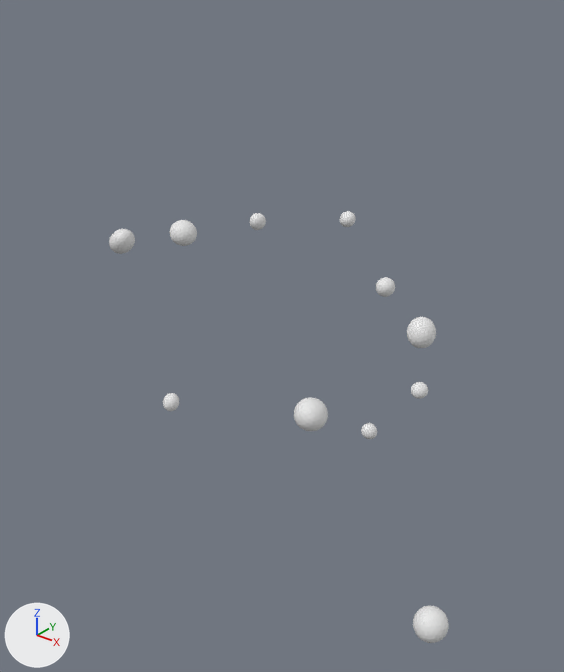
Before and after pictures for a commit that changed the OBJ model data/chains/chain_04/chain.obj.
Both versions are drawn from a 50 mm camera at (0.68, -1.71, 1.58) aimed at (-1.31, 0.78, 0.04). Lighting does not change. The marker at lower left points along +X, +Y and +Z. The first picture is the older version. Where no turn or scale is listed for an object, it has been applied to the vertices.

The first picture shows 'chain'.
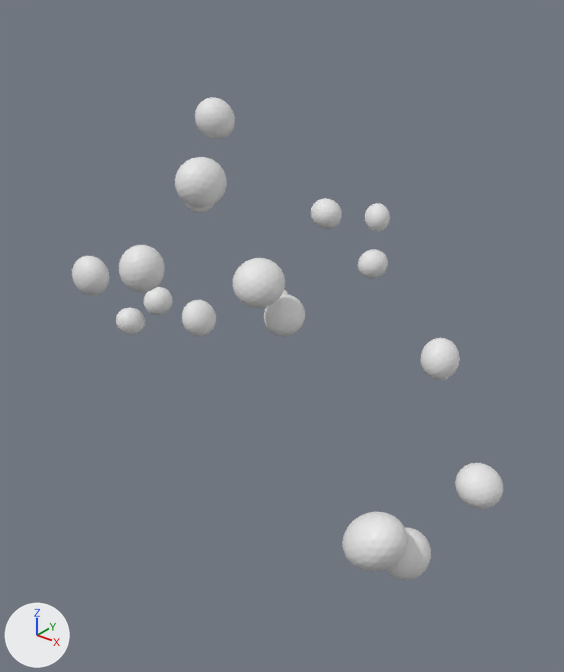
Where the change shows, as pixel boxes (x1, y1, x2, y2) in the pictures (564 x 672 px; the box of a moved part takes in the faces that stretch with it):
'chain', reshaped (27% wider, 12% taller)
    before: (109, 211, 449, 643)
    after: (72, 97, 503, 580)
part 1 of me_chain, moved or reshaped
    before: (170, 220, 197, 246)
    after: (455, 463, 503, 509)
part 2 of me_chain, moved or reshaped
    before: (109, 229, 135, 254)
    after: (342, 512, 408, 572)
part 3 of me_chain, moved or reshaped
    before: (250, 213, 266, 230)
    after: (385, 527, 431, 580)
part 4 of me_chain, moved or reshaped
    before: (340, 211, 356, 227)
    after: (264, 295, 305, 337)
part 5 of me_chain, added
    after: (175, 157, 227, 208)
part 6 of me_chain, moved or reshaped
    before: (411, 382, 428, 399)
    after: (232, 258, 285, 308)
part 7 of me_chain, moved or reshaped
    before: (361, 423, 377, 439)
    after: (195, 97, 235, 140)
part 8 of me_chain, moved or reshaped
    before: (163, 393, 179, 411)
    after: (184, 202, 215, 213)
part 9 of me_chain, moved or reshaped
    before: (294, 397, 328, 431)
    after: (119, 245, 165, 293)
part 10 of me_chain, moved or reshaped
    before: (376, 277, 395, 297)
    after: (182, 300, 216, 336)
part 11 of me_chain, added
    after: (72, 256, 109, 296)
part 12 of me_chain, moved or reshaped
    before: (413, 606, 449, 643)
    after: (116, 307, 145, 335)
part 13 of me_chain, added
    after: (144, 287, 172, 315)
part 14 of me_chain, added
    after: (311, 198, 342, 229)
part 15 of me_chain, added
    after: (358, 249, 388, 279)
part 16 of me_chain, added
    after: (365, 203, 390, 232)
part 17 of me_chain, moved or reshaped
    before: (407, 317, 436, 348)
    after: (421, 338, 460, 380)

The change, as a diff of the scene's bpy script:
```diff
--- a/data/chains/chain_04/chain.obj.py
+++ b/data/chains/chain_04/chain.obj.py
@@ me_chain @@
-me_chain.from_pydata(...)  # 1782 vertices, 3520 faces; spans x -2.09..0.09, y -0.36..2.21, z -1.16..0.71
+me_chain.from_pydata(...)  # 3078 vertices, 6080 faces; spans x -2.28..-0.02, y -0.4..1.77, z -0.17..1.1
+# me_chain part 1: the loose piece of 162 vertices spanning x -1.39..-1.29, y 0.18..0.28, z 0.62..0.71 is scaled about its middle by 1.5, then moved by (1.22, 0.09, -0.63)
+# me_chain part 2: the loose piece of 162 vertices spanning x -1.86..-1.75, y 0.26..0.37, z 0.45..0.56 is scaled about its middle by 1.5, then moved by (1.67, -0.63, -0.29)
+# me_chain part 3: the loose piece of 162 vertices spanning x -2.09..-2.0, y 1.43..1.53, z 0.21..0.31 is scaled about its middle by 1.5, then moved by (1.96, -1.7, -0.12)
+# me_chain part 4: the loose piece of 162 vertices spanning x -1.79..-1.69, y 1.86..1.96, z 0.18..0.27 is scaled about its middle by 1.5, then moved by (0.95, -1.78, 0.29)
+# me_chain part 5: a new loose piece, an icosphere of 320 faces spanning x -1.11..-0.96, y -0.06..0.11, z 0.87..1.02
+# me_chain part 6: the loose piece of 162 vertices spanning x -1.37..-1.26, y 2.11..2.21, z -0.91..-0.81 is scaled about its middle by 1.5, then moved by (0.53, -2.16, 1.54)
+# me_chain part 7: the loose piece of 162 vertices spanning x -1.56..-1.46, y 1.85..1.95, z -1.16..-1.06 is scaled about its middle by 1.5, then moved by (0.09, -1.4, 2.14)
+# me_chain part 8: the loose piece of 162 vertices spanning x -1.81..-1.73, y 0.45..0.54, z -0.39..-0.3 is multiplied about its middle by the matrix ((-1.647, 0.424, 0.192), (0.855, 1.737, 0.481), (0.433, 0.754, -1.611)), then moved by (0.29, -0.03, 1.09)
+# me_chain part 9: the loose piece of 162 vertices spanning x -0.46..-0.37, y -0.27..-0.17, z 0.4..0.5 is multiplied about its middle by the matrix ((-0.246, -0.666, -1.71), (-0.358, 1.362, -0.561), (1.78, 0.35, -0.388)), then moved by (-0.96, 0.27, 0.12)
+# me_chain part 10: the loose piece of 162 vertices spanning x -1.4..-1.3, y 1.67..1.78, z -0.09..0.02 is multiplied about its middle by the matrix ((-0.934, 0.246, -1.055), (-0.169, -1.409, -0.18), (-1.07, 0.007, 0.949)), then moved by (-0.19, -1.24, 0.2)
+# me_chain part 11: a new loose piece, an icosphere of 320 faces spanning x -2.03..-1.85, y 0.17..0.31, z 0.26..0.43
+# me_chain part 12: the loose piece of 162 vertices spanning x 0.0..0.09, y -0.36..-0.27, z 0.0..0.09 is multiplied about its middle by the matrix ((0.885, -1.275, 0.427), (-1.313, -0.93, -0.054), (0.289, -0.318, -1.552)), then moved by (-2.25, 0.97, -0.15)
+# me_chain part 13: the loose piece of 162 vertices spanning x -1.81..-1.73, y 0.45..0.54, z -0.39..-0.3 is copied, and the copy is multiplied about its middle by the matrix ((0.678, 1.165, 1.085), (1.585, -0.386, -0.576), (-0.146, 1.22, -1.218)), then moved by (-0.33, 0.26, 0.35); it spans x -2.17..-2.03, y 0.68..0.83, z -0.06..0.08
+# me_chain part 14: the loose piece of 162 vertices spanning x -1.79..-1.69, y 1.86..1.96, z 0.18..0.27 is copied, and the copy is multiplied about its middle by the matrix ((-1.564, 0.849, 0.052), (-0.841, -1.528, -0.355), (-0.125, -0.336, 1.744)), then moved by (0.01, -0.22, 0.09); it spans x -1.82..-1.64, y 1.61..1.77, z 0.23..0.4
+# me_chain part 15: the loose piece of 162 vertices spanning x -1.4..-1.3, y 1.67..1.78, z -0.09..0.02 is copied, and the copy is multiplied about its middle by the matrix ((1.23, 0.719, -0.21), (0.391, -0.961, -0.999), (-0.639, 0.796, -1.016)), then moved by (-0.03, -0.1, 0.16); it spans x -1.45..-1.3, y 1.55..1.7, z 0.04..0.2
+# me_chain part 16: the loose piece of 162 vertices spanning x -1.4..-1.3, y 1.67..1.78, z -0.09..0.02 is copied, and the copy is multiplied about its middle by the matrix ((1.088, -0.62, -0.448), (0.609, 0.232, 1.159), (-0.462, -1.154, 0.474)), then moved by (-0.05, -0.05, 0.39); it spans x -1.47..-1.33, y 1.61..1.75, z 0.29..0.43
+# me_chain part 17: 2 vertices moved within x -0.35..-0.33, y 0.29, z 0.48..0.5; 159 vertices removed from x -0.41..-0.32, y 0.25..0.35, z 0.47..0.57; 159 vertices added at x -0.36..-0.24, y 0.24..0.36, z 0.39..0.51
+# other edits to the shape of me_chain do not show in these pictures
```
